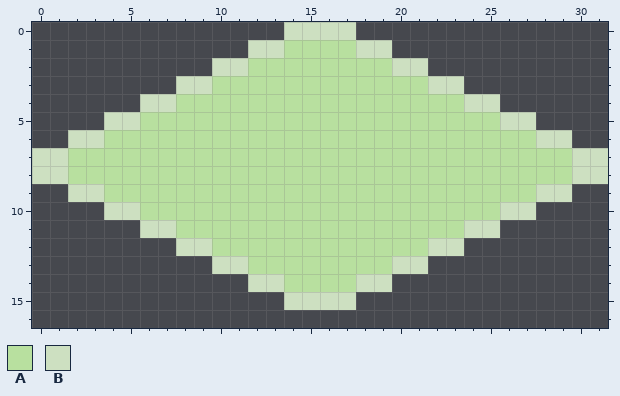
One commit to this pixel-art file: Assets/Sprites/Gizmos/BuildingGizmo.aseprite. The first picture shows the starting point.
32x32 pixels, 1 frame. Shown: x 0..31, y 0..16.
Palette (. is transparent): A #b8e09f  B #cde0c1
Pixels before, first column x 0:
 0 ..............BBBB..............
 1 ............BBAAAABB............
 2 ..........BBAAAAAAAABB..........
 3 ........BBAAAAAAAAAAAABB........
 4 ......BBAAAAAAAAAAAAAAAABB......
 5 ....BBAAAAAAAAAAAAAAAAAAAABB....
 6 ..BBAAAAAAAAAAAAAAAAAAAAAAAABB..
 7 BBAAAAAAAAAAAAAAAAAAAAAAAAAAAABB
 8 BBAAAAAAAAAAAAAAAAAAAAAAAAAAAABB
 9 ..BBAAAAAAAAAAAAAAAAAAAAAAAABB..
10 ....BBAAAAAAAAAAAAAAAAAAAABB....
11 ......BBAAAAAAAAAAAAAAAABB......
12 ........BBAAAAAAAAAAAABB........
13 ..........BBAAAAAAAABB..........
14 ............BBAAAABB............
15 ..............BBBB..............
Once edited:
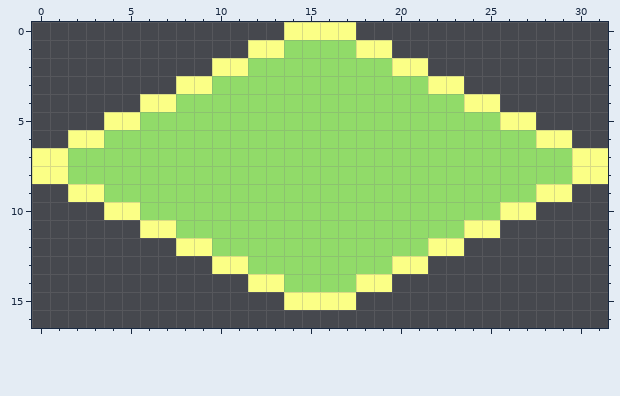
The exact change:
colour A: #b8e09f -> #91db69
colour B: #cde0c1 -> #fbff86
Where, in picture pixels (left, top, right, bottom), the same in both pictures:
changed: (32, 22, 608, 310)
